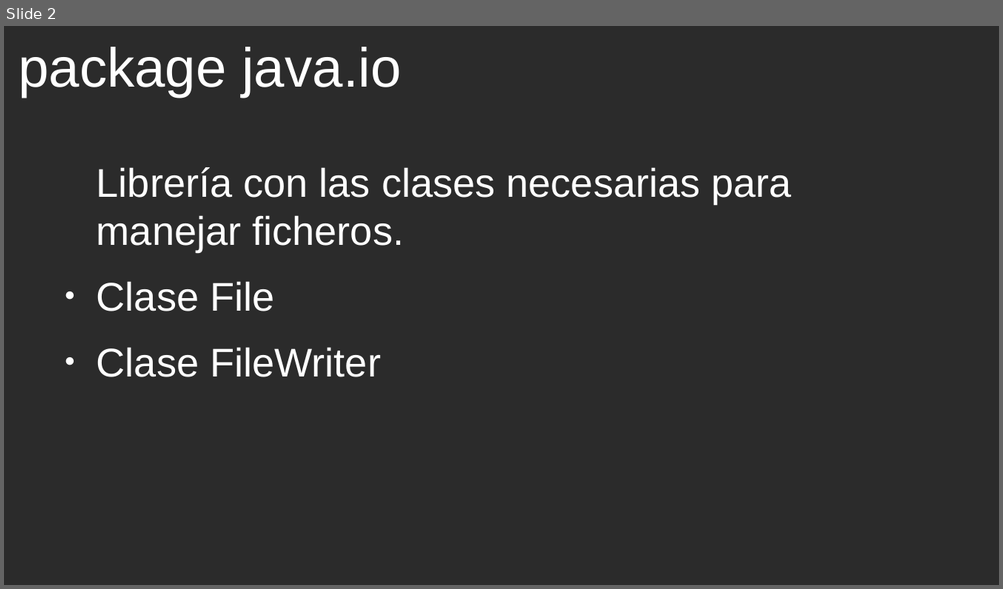
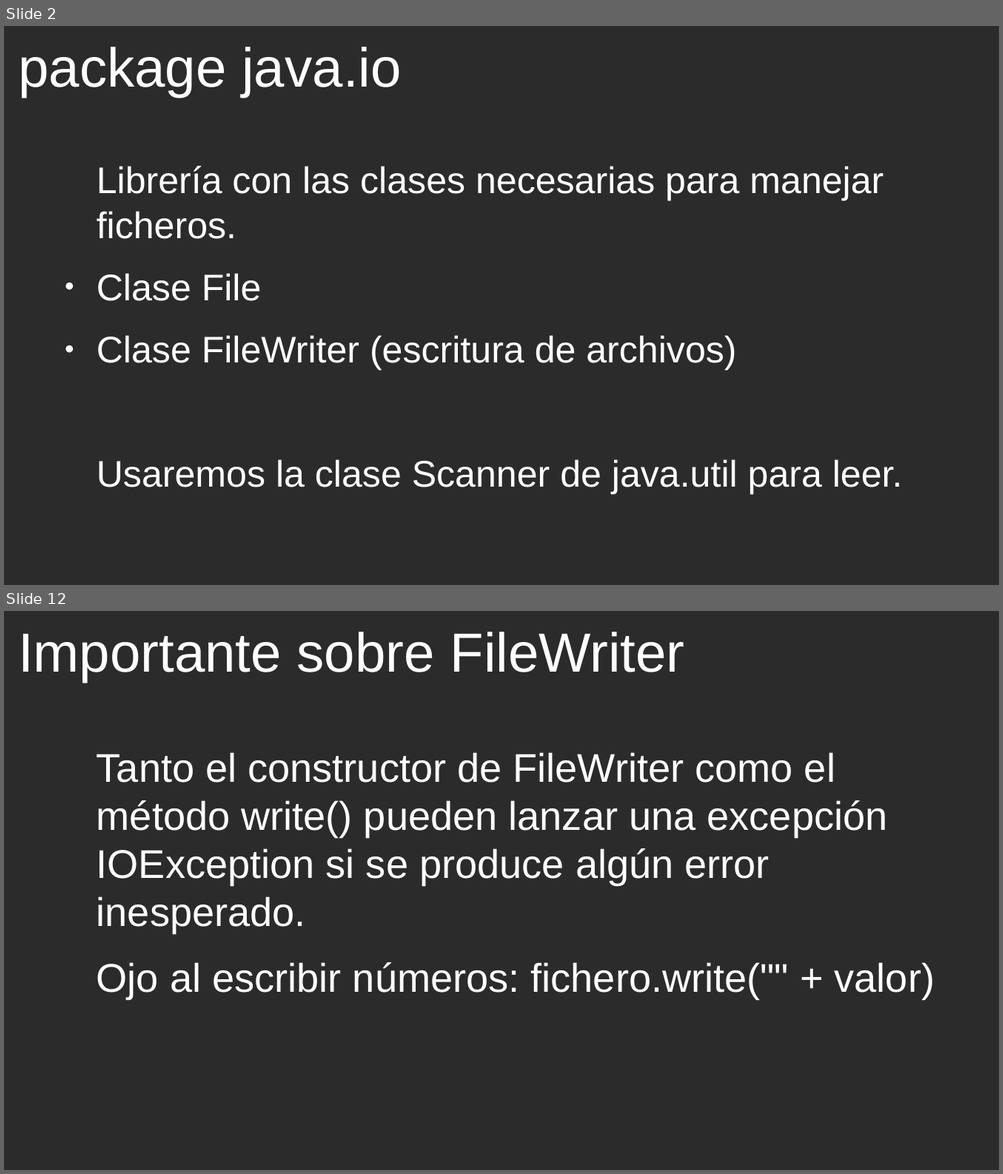
Before and after one commit to cmorenoruiz/ApuntesProgramacion, a slide deck: Unidad 11 Ficheros/Clase FileWriter Presentación para clase.odp. Shown one above the other, each under a label of ours: slide 2 before the commit, slides 2 and 12 after it; the slides between them are not shown. The pictures are 1003x589 and 1003x1174 pixels, drawn with LibreOffice and Linux fonts; fonts in the diff are those of the drawing; background and template pictures are left out; a plain dark background stands for a picture behind light text. Boxes give left, top, right and bottom in pixels: in the first picture for what was removed or moved away, otherwise in the second. Text is boxed around its words. In the diff, an @@ line names an element or a change of style, - is before the commit and + after.

Commit message:
Presentación con las diapositivas sobre métodos write y close

```diff
--- a/Unidad 11 Ficheros/Clase FileWriter Presentación para clase.odp
+++ b/Unidad 11 Ficheros/Clase FileWriter Presentación para clase.odp
@@ slide 12 added at [4, 611, 999, 1170], background picture (left out) @@
@@ title added at [18, 632, 685, 682], 44 pt, text #FFFFFF @@
+Importante sobre FileWriter
@@ text added at [96, 752, 934, 999], 32 pt, text #FFFFFF @@
+Tanto el constructor de FileWriter como el método write() pueden lanzar una excepción IOException si se produce algún error inesperado.
+Ojo al escribir números: fichero.write("" + valor)
@@ slide 2 changed as well @@
@@ text at [96, 166, 883, 301]: size 32 to 29.6 pt in "Librería con las clases necesarias para manejar ...", "Clase File" @@
@@ text at [96, 335, 902, 494]: text changed; size 32 to 29.6 pt @@
-● Clase FileWriter
+● Clase FileWriter (escritura de archivos)
+Usaremos la clase Scanner de java.util para leer.
```
Also in this commit, not shown: 3 other slides changed, 7 other slides added, 2 slides removed.
